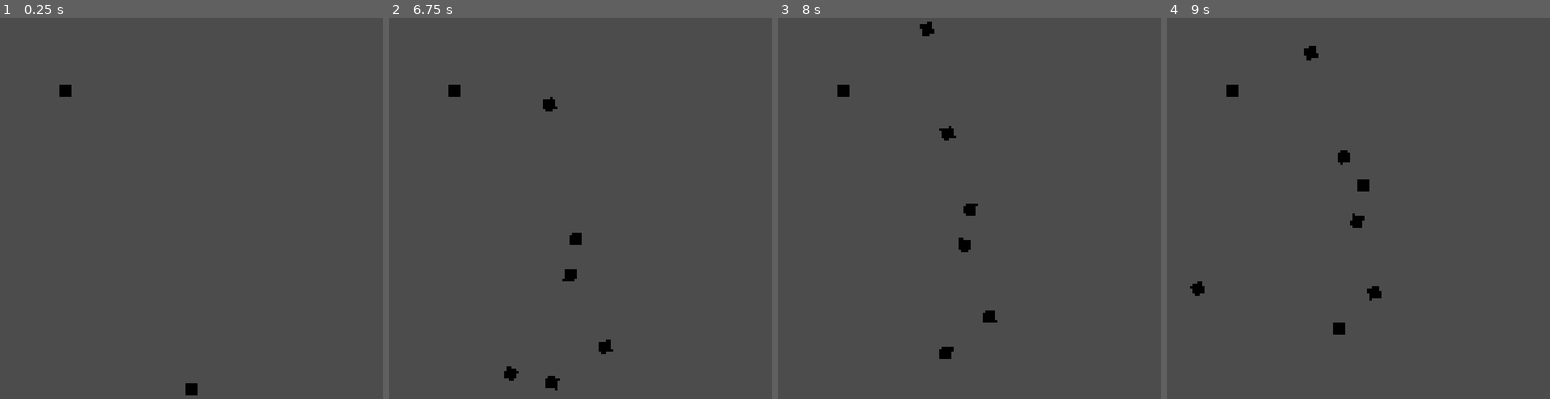
Above: before the commit, frames 1-4 (left to right).
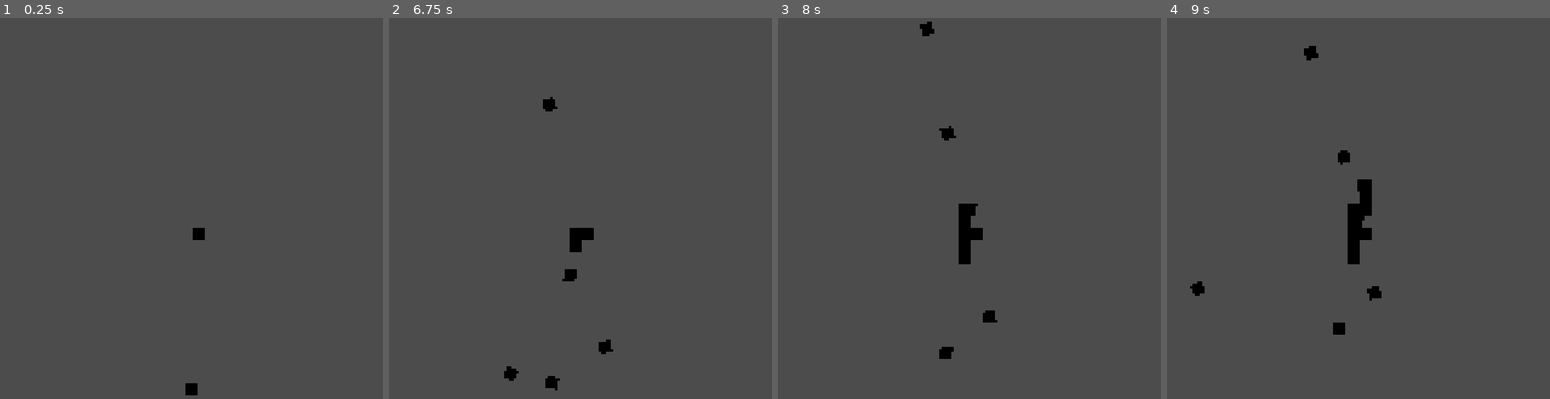
Above: after the commit, the same moments.

Repository: leogeier/amalgamage
Game: Godot game, scene res://scenes/Arena/Arena.tscn
Two runs of this game, one before a commit and one after it. Both use one fixed random seed, a clock stepped at 60 frames per second and the inputs below.
Inputs:
- Up to frame 1 (0.25 s): no input
- Up to frame 2 (6.75 s): tap Enter at 0.5 s; hold Right (ui_right) 0.53-1.28 s; tap Space (shoot) every 0.75 s from 0.6 to 6.6 s; hold Left (ui_left) 1.28-2.03 s; hold Right (ui_right) 2.03-3.53 s; hold Left (ui_left) 3.53-5.78 s; hold Right (ui_right) from 5.78 s (still down)
- Up to frame 3 (8 s): keep holding Right (ui_right); tap Space (shoot) at 7.35 s
- Up to frame 4 (9 s): release Right (ui_right) at 8.03 s; hold Left (ui_left) from 8.03 s (still down); tap Space (shoot) at 8.1, 8.85 s

The runs differ from the first frame. In frame 1, 0.2% of the frame differs, in the area x 15-54%, y 17-59%; in frame 2, 0.3%; in frame 3, 0.6%; in frame 4, 0.9%, in the area x 15-54%, y 17-65%.

Commit message:
shot blocks kindof add to amalgam

Diff:
--- a/ld-46/scenes/Amalgam/Amalgam.gd
+++ b/ld-46/scenes/Amalgam/Amalgam.gd
@@ -12,8 +12,8 @@
 	Vector2(0,0), Vector2(0,0), Vector2(0,0)])
 
 
-func add_block(type, world_pos):
-	pass
+func add_block_global(type, world_pos):
+	add_block_local(type, to_local(world_pos))
 
 func add_block_local(type, local_pos):
 	# Create sprite
@@ -58,6 +58,9 @@
 func grid_to_local(cell):
 	return cell * cell_dim
 
+func handle_block_collision(_amalgam, block):
+	add_block_global(block.type, block.position)
+
 func _ready():
 	add_block_local("center", Vector2(0,0))
 
--- a/ld-46/scenes/Amalgam/Amalgam.tscn
+++ b/ld-46/scenes/Amalgam/Amalgam.tscn
@@ -2,7 +2,9 @@
 
 [ext_resource path="res://scenes/Amalgam/Amalgam.gd" type="Script" id=1]
 
-[node name="Amalgam" type="KinematicBody2D"]
+[node name="Amalgam" type="KinematicBody2D" groups=[
+"amalgam",
+]]
 script = ExtResource( 1 )
 
 [node name="CollisionPolygon2D" type="CollisionPolygon2D" parent="."]
--- a/ld-46/scenes/Arena/Arena.tscn
+++ b/ld-46/scenes/Arena/Arena.tscn
@@ -13,4 +13,4 @@
 position = Vector2( 100, 100 )
 
 [node name="Amalgam" parent="." instance=ExtResource( 3 )]
-position = Vector2( 47.6671, 52.4338 )
+position = Vector2( 102.5, 111.729 )
--- a/ld-46/scenes/Block/Block.gd
+++ b/ld-46/scenes/Block/Block.gd
@@ -1,14 +1,16 @@
-extends KinematicBody2D
+extends Area2D
 
 
 var velocity = 0
 var direction = Vector2()
+var type = "normal"
 
 
 func _ready():
-	pass # Replace with function body.
+	var amalgam_group = get_tree().get_nodes_in_group("amalgam")
+	if !amalgam_group.empty():
+		var amalgam = amalgam_group[0]
+		connect("body_entered", amalgam, "handle_block_collision", [self])
 
 func _process(delta):
-	var collision = move_and_collide(velocity * direction * delta)
-	if collision:
-		print("collided!")
+	position +=  velocity * direction * delta
--- a/ld-46/scenes/Block/Block.tscn
+++ b/ld-46/scenes/Block/Block.tscn
@@ -6,7 +6,7 @@
 [sub_resource type="RectangleShape2D" id=1]
 extents = Vector2( 2.5, 2.5 )
 
-[node name="KinematicBody2D" type="KinematicBody2D"]
+[node name="Block" type="Area2D"]
 script = ExtResource( 2 )
 
 [node name="BlockSprite" parent="." instance=ExtResource( 1 )]
